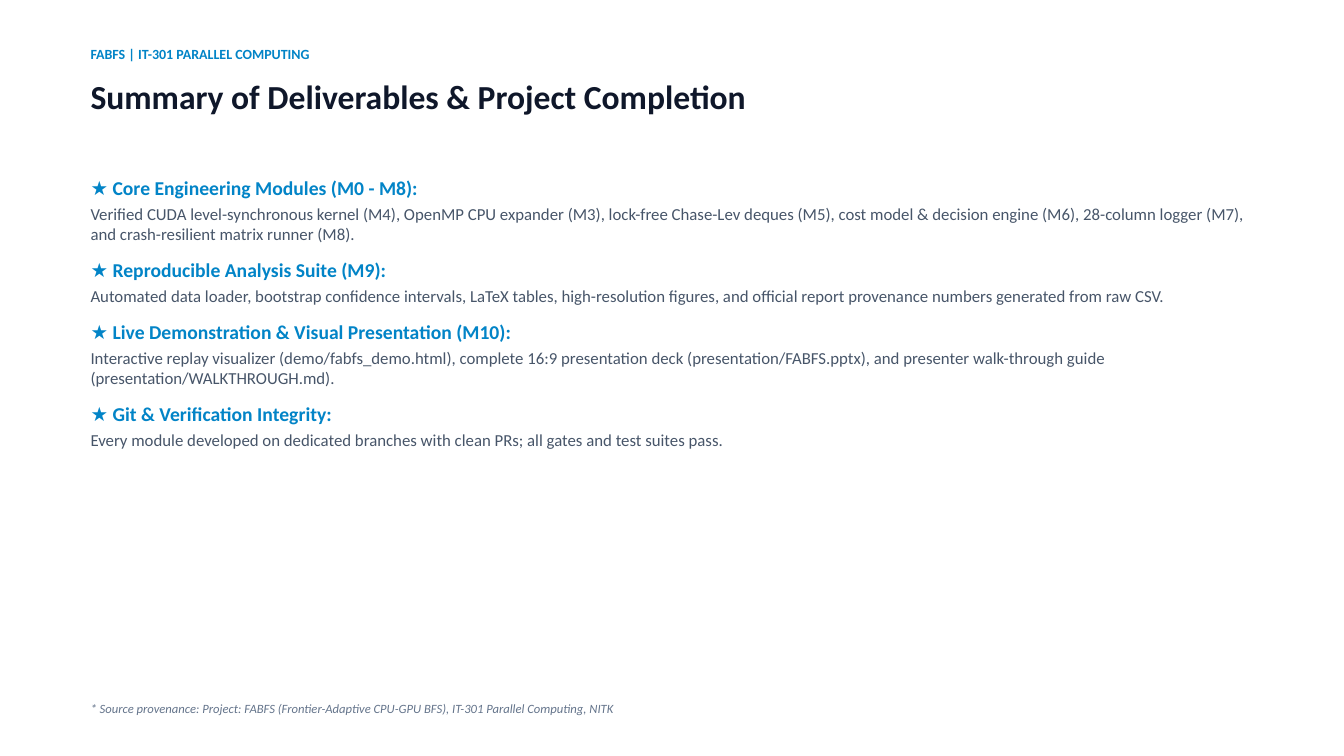
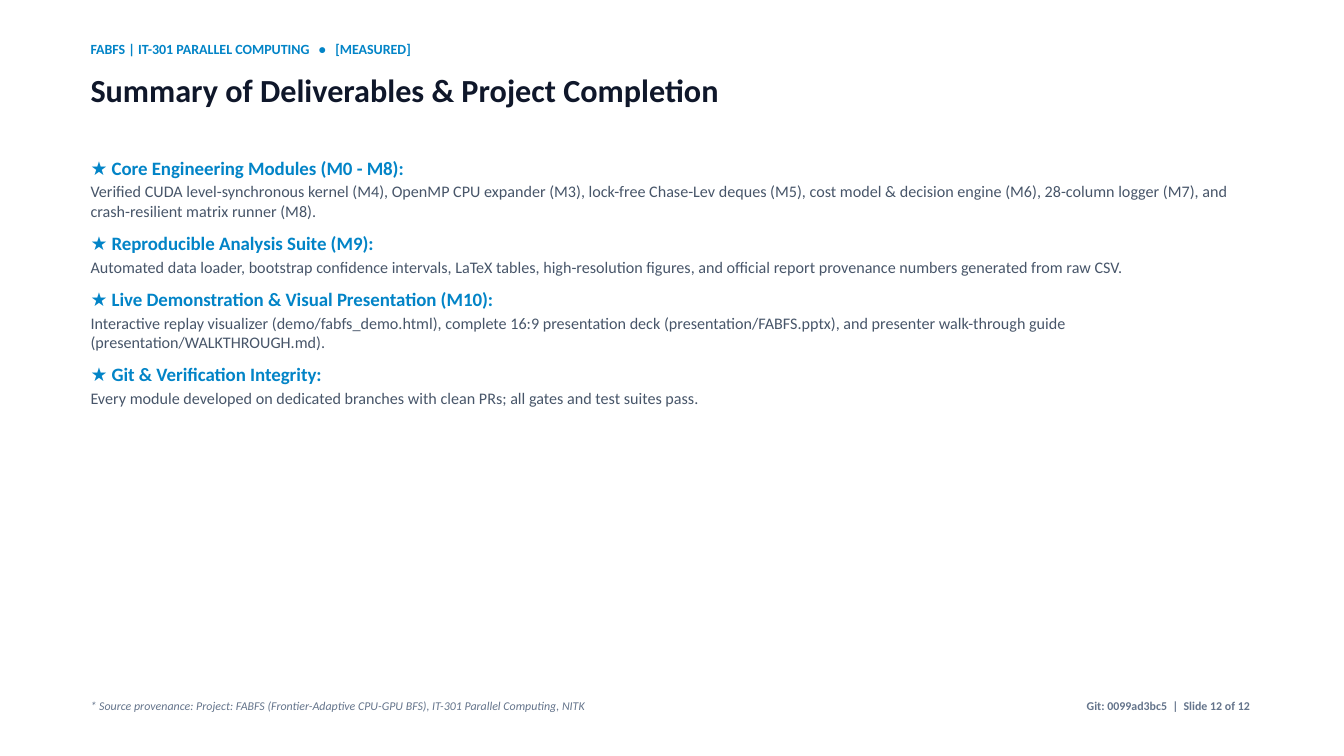
Before and after one commit to rniszn/parallel-computing-FABFS, a slide deck: slide 12 of presentation/FABFS.pptx. Drawn at 1344x756 pixels with LibreOffice and Linux fonts; fonts in the diff are those of the drawing. Boxes give left, top, right and bottom in pixels: in the first picture for what was removed or moved away, otherwise in the second. Text is boxed around its words. In the diff, an @@ line names an element or a change of style, - is before the commit and + after.

Commit message:
ui: enhance evaluator demo visualizer and presentation slide deck
- Demo: persistent Synthetic walkthrough / Real trace badge; beside-graph active telemetry overlay card (frontier size, mode, chunk count, CPU/GPU times); mode legend with matching colors; clear controls with keyboard shortcuts (Left/Right/Space) and Level X of Y step counter; one-sentence mode meaning bar under canvas; mobile phone responsive layout with >=44px touch targets; footer with calibration thresholds and commit hash.

- Presentation: one figure per slide with source captions; Planned vs Measured badges on all slides; Gate 1 and Gate 4 status on first results slide; mode colors matched to visualizer; slide numbers and git commit hash footer.

- Tests & Walkthrough: added tests/test_demo.py test suite; updated presentation/WALKTHROUGH.md presenter script; regenerated presentation/fallback/ screenshots.

```diff
--- a/presentation/FABFS.pptx
+++ b/presentation/FABFS.pptx
@@ text at <box>91,43,410,56</box>: text changed @@
-FABFS | IT-301 PARALLEL COMPUTING
+FABFS | IT-301 PARALLEL COMPUTING • [MEASURED]
@@ text "Summary of Deliverables & Project ..." at <box>91,79,718,108</box>: size 24 to 23 pt @@
@@ text "★ Core Engineering Modules (M0 ...": place and size @@
-text "★ Core Engineering Modules (M0 ..." at <box>91,180,1243,449</box>
+text "★ Core Engineering Modules (M0 ..." at <box>91,161,1227,407</box>
@@ text "★ Core Engineering Modules (M0 ..." at <box>91,161,1227,407</box>: size 14 to 13.5 pt in "★ Core Engineering Modules (M0 - M8):", "★ Reproducible Analysis Suite (M9):", "★ Live Demonstration & Visual Presentation (M10):", "★ Git & Verification Integrity:"; size 12 to 11.5 pt in "Verified CUDA level-synchronous kernel (M4), OpenMP CPU ...", "Automated data loader, bootstrap confidence intervals, LaTeX ...", "Interactive replay visualizer (demo/fabfs_demo.html), comple ...", "Every module developed on dedicated branches with ..."; less space between paragraphs @@
@@ text "* Source provenance: Project: FABFS ..." at <box>99,701,585,712</box>: size 9 to 8.5 pt @@
@@ text added at <box>1087,701,1250,710</box>, 8.5 pt, text #64748B, bold @@
+Git: 0099ad3bc5 | Slide 12 of 12
```
Also in this commit, not shown: 10 other slides changed, 1 slide added, 1 slide removed, 11 other files.
